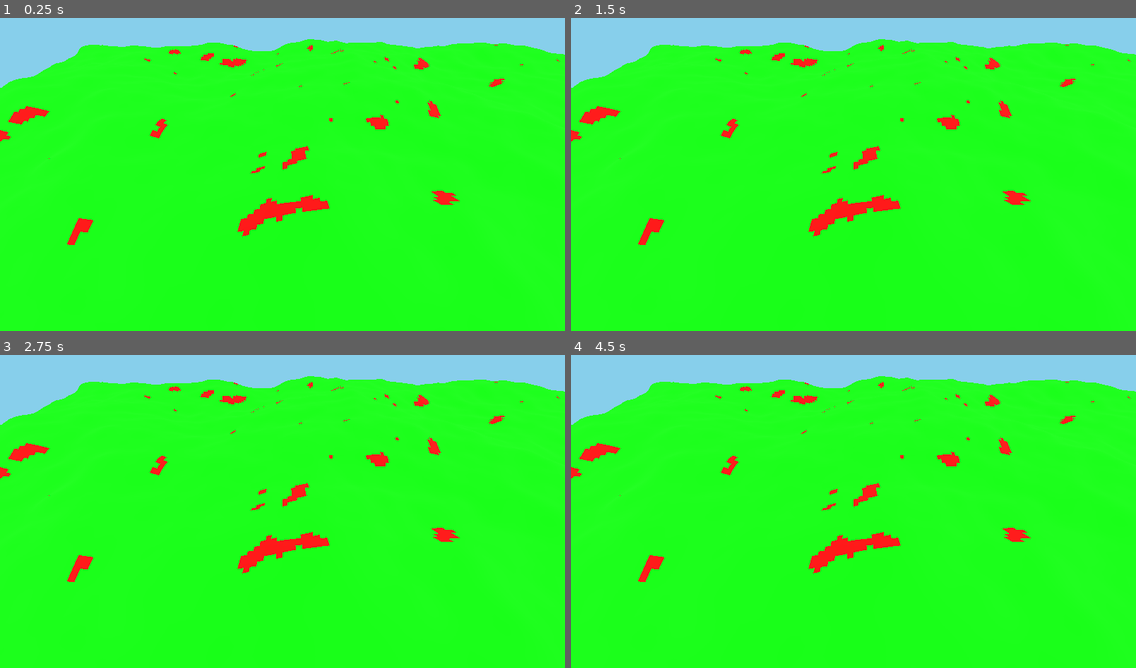
Above: before the commit, frames 1-4 (two rows, left to right).
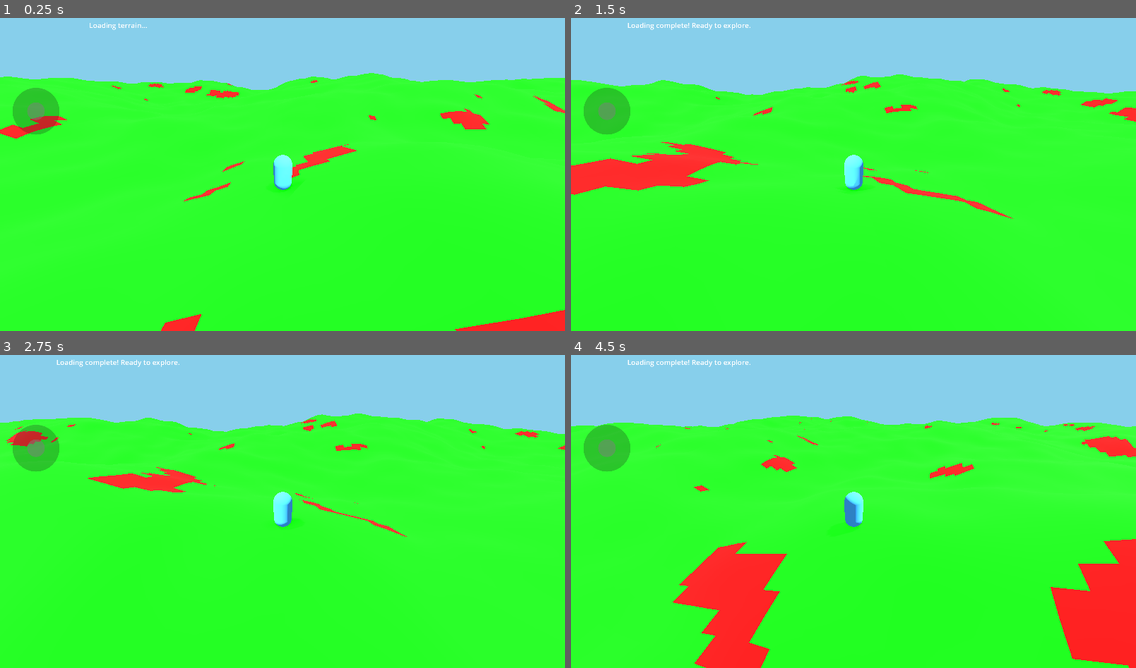
Above: after the commit, the same moments.

Repository: felix-dieterle/YouGame_godot4_public
Game: Godot game, scene res://scenes/main.tscn
Same seed, same stepped clock (60 frames per second), same inputs: the game is played once before the commit and once after it.
Inputs (mouse positions are in pixels of both pictures, inside the frame that each line leads up to):
- Up to frame 1 (0.25 s): no input
- Up to frame 2 (1.5 s): tap Enter at 0.5 s; move the mouse to (977, 155) at 0.52 s; hold Right (ui_right) 0.53-1.25 s; click (977, 155) at 0.67 s; drag from (740, 187) to (825, 237) at 1.27 s
- Up to frame 3 (2.75 s): move the mouse to (339, 439) at 2.02 s; hold Right (ui_right) from 2.03 s (still down); click (339, 439) at 2.17 s
- Up to frame 4 (4.5 s): release Right (ui_right) at 2.75 s; drag from (825, 574) to (684, 461) at 2.77 s; move the mouse to (1023, 558) at 3.52 s; hold Left (ui_left) 3.53-4.25 s; click (1023, 558) at 3.67 s; drag from (684, 461) to (768, 430) at 4.27 s

The runs differ from the first frame. In frame 1, 16% of the frame differs, in the area x 0-100%, y 1-100%; in frame 2, 19%; in frame 3, 17%; in frame 4, 29%.

Commit message:
Add sun shadows, mobile controls, and chunk generation messages
Co-authored-by: felix-dieterle <1490062+felix-dieterle@users.noreply.github.com>

Diff:
--- a/scenes/main.tscn
+++ b/scenes/main.tscn
@@ -1,8 +1,11 @@
-[gd_scene load_steps=5 format=3 uid="uid://djkmwvr3o85qr"]
+[gd_scene load_steps=8 format=3 uid="uid://djkmwvr3o85qr"]
 
 [ext_resource type="Script" path="res://scripts/world_manager.gd" id="1_4f8k2"]
 [ext_resource type="Script" path="res://scripts/debug_visualization.gd" id="2_3h7j5"]
 [ext_resource type="Script" path="res://scripts/quest_hook_system.gd" id="3_2k9l1"]
+[ext_resource type="Script" path="res://scripts/player.gd" id="4_player"]
+[ext_resource type="Script" path="res://scripts/ui_manager.gd" id="5_ui"]
+[ext_resource type="Script" path="res://scripts/mobile_controls.gd" id="6_mobile"]
 
 [sub_resource type="Environment" id="Environment_1"]
 background_mode = 1
@@ -10,6 +13,8 @@
 ambient_light_source = 2
 ambient_light_color = Color(1, 1, 1, 1)
 ambient_light_energy = 0.5
+tonemap_mode = 2
+tonemap_exposure = 1.2
 
 [node name="Main" type="Node3D"]
 
@@ -18,11 +23,17 @@
 
 [node name="DirectionalLight3D" type="DirectionalLight3D" parent="."]
 transform = Transform3D(0.866025, -0.433013, 0.25, 0, 0.5, 0.866025, -0.5, -0.75, 0.433013, 0, 50, 0)
+light_energy = 1.2
 shadow_enabled = true
+shadow_bias = 0.05
+directional_shadow_mode = 1
+directional_shadow_split_1 = 0.1
+directional_shadow_blend_splits = true
+directional_shadow_max_distance = 200.0
 
-[node name="Camera3D" type="Camera3D" parent="."]
-transform = Transform3D(1, 0, 0, 0, 0.707107, 0.707107, 0, -0.707107, 0.707107, 0, 30, 30)
-fov = 75.0
+[node name="Player" type="CharacterBody3D" parent="."]
+transform = Transform3D(1, 0, 0, 0, 1, 0, 0, 0, 1, 0, 0, 0)
+script = ExtResource("4_player")
 
 [node name="WorldManager" type="Node3D" parent="." groups=["WorldManager"]]
 script = ExtResource("1_4f8k2")
@@ -32,3 +43,23 @@
 
 [node name="QuestHookSystem" type="Node" parent="."]
 script = ExtResource("3_2k9l1")
+
+[node name="UIManager" type="Control" parent="."]
+layout_mode = 3
+anchors_preset = 15
+anchor_right = 1.0
+anchor_bottom = 1.0
+grow_horizontal = 2
+grow_vertical = 2
+mouse_filter = 2
+script = ExtResource("5_ui")
+
+[node name="MobileControls" type="Control" parent="."]
+layout_mode = 3
+anchors_preset = 15
+anchor_right = 1.0
+anchor_bottom = 1.0
+grow_horizontal = 2
+grow_vertical = 2
+mouse_filter = 1
+script = ExtResource("6_mobile")
--- /dev/null
+++ b/scripts/mobile_controls.gd
@@ -0,0 +1,106 @@
+extends Control
+class_name MobileControls
+
+# Virtual joystick
+var joystick_base: Control
+var joystick_stick: Control
+var joystick_active: bool = false
+var joystick_touch_index: int = -1
+var joystick_vector: Vector2 = Vector2.ZERO
+
+# Configuration
+const JOYSTICK_RADIUS: float = 80.0
+const STICK_RADIUS: float = 30.0
+const DEADZONE: float = 0.2
+
+func _ready():
+	# Create virtual joystick (bottom left)
+	joystick_base = Control.new()
+	joystick_base.position = Vector2(120, get_viewport().size.y - 120)
+	joystick_base.size = Vector2(JOYSTICK_RADIUS * 2, JOYSTICK_RADIUS * 2)
+	joystick_base.pivot_offset = Vector2(JOYSTICK_RADIUS, JOYSTICK_RADIUS)
+	add_child(joystick_base)
+
+	# Base circle
+	var base_panel = Panel.new()
+	base_panel.size = Vector2(JOYSTICK_RADIUS * 2, JOYSTICK_RADIUS * 2)
+	base_panel.position = Vector2(-JOYSTICK_RADIUS, -JOYSTICK_RADIUS)
+	base_panel.modulate = Color(0.3, 0.3, 0.3, 0.5)
+	joystick_base.add_child(base_panel)
+
+	# Add StyleBox for circular appearance
+	var base_style = StyleBoxFlat.new()
+	base_style.bg_color = Color(0.3, 0.3, 0.3, 0.5)
+	base_style.corner_radius_top_left = int(JOYSTICK_RADIUS)
+	base_style.corner_radius_top_right = int(JOYSTICK_RADIUS)
+	base_style.corner_radius_bottom_left = int(JOYSTICK_RADIUS)
+	base_style.corner_radius_bottom_right = int(JOYSTICK_RADIUS)
+	base_panel.add_theme_stylebox_override("panel", base_style)
+
+	# Stick circle
+	joystick_stick = Control.new()
+	joystick_stick.position = Vector2(0, 0)
+	joystick_stick.size = Vector2(STICK_RADIUS * 2, STICK_RADIUS * 2)
+	joystick_stick.pivot_offset = Vector2(STICK_RADIUS, STICK_RADIUS)
+	joystick_base.add_child(joystick_stick)
+
+	var stick_panel = Panel.new()
+	stick_panel.size = Vector2(STICK_RADIUS * 2, STICK_RADIUS * 2)
+	stick_panel.position = Vector2(-STICK_RADIUS, -STICK_RADIUS)
+	stick_panel.modulate = Color(0.7, 0.7, 0.7, 0.7)
+	joystick_stick.add_child(stick_panel)
+
+	var stick_style = StyleBoxFlat.new()
+	stick_style.bg_color = Color(0.7, 0.7, 0.7, 0.7)
+	stick_style.corner_radius_top_left = int(STICK_RADIUS)
+	stick_style.corner_radius_top_right = int(STICK_RADIUS)
+	stick_style.corner_radius_bottom_left = int(STICK_RADIUS)
+	stick_style.corner_radius_bottom_right = int(STICK_RADIUS)
+	stick_panel.add_theme_stylebox_override("panel", stick_style)
+
+func _input(event: InputEvent):
+	# Handle touch input for virtual joystick
+	if event is InputEventScreenTouch:
+		var touch = event as InputEventScreenTouch
+		var touch_pos = touch.position
+		var joystick_center = joystick_base.position
+		var dist = touch_pos.distance_to(joystick_center)
+
+		if touch.pressed and dist < JOYSTICK_RADIUS * 1.5:
+			# Start joystick
+			joystick_active = true
+			joystick_touch_index = touch.index
+			_update_joystick(touch_pos)
+		elif not touch.pressed and touch.index == joystick_touch_index:
+			# Release joystick
+			joystick_active = false
+			joystick_touch_index = -1
+			joystick_vector = Vector2.ZERO
+			joystick_stick.position = Vector2.ZERO
+
+	elif event is InputEventScreenDrag:
+		var drag = event as InputEventScreenDrag
+		if joystick_active and drag.index == joystick_touch_index:
+			_update_joystick(drag.position)
+
+func _update_joystick(touch_pos: Vector2):
+	var joystick_center = joystick_base.position
+	var offset = touch_pos - joystick_center
+
+	# Limit offset to joystick radius
+	if offset.length() > JOYSTICK_RADIUS:
+		offset = offset.normalized() * JOYSTICK_RADIUS
+
+	joystick_stick.position = offset
+
+	# Calculate normalized vector
+	var normalized = offset / JOYSTICK_RADIUS
+
+	# Apply deadzone
+	if normalized.length() < DEADZONE:
+		joystick_vector = Vector2.ZERO
+	else:
+		joystick_vector = normalized
+
+func get_input_vector() -> Vector2:
+	return joystick_vector
--- a/scripts/player.gd
+++ b/scripts/player.gd
@@ -13,6 +13,9 @@
 # World reference
 var world_manager: WorldManager
 
+# Mobile controls reference
+var mobile_controls: Node = null
+
 func _ready():
 	# Setup camera
 	camera = Camera3D.new()
@@ -22,6 +25,9 @@
 
 	# Find world manager
 	world_manager = get_tree().get_first_node_in_group("WorldManager")
+
+	# Find mobile controls
+	mobile_controls = get_parent().get_node_or_null("MobileControls")
 
 	# Create visual representation
 	var mesh_instance = MeshInstance3D.new()
@@ -37,8 +43,17 @@
 	add_child(mesh_instance)
 
 func _physics_process(delta):
-	# Get input
-	var input_dir = Input.get_vector("ui_left", "ui_right", "ui_up", "ui_down")
+	# Get input - support both keyboard and mobile controls
+	var input_dir = Vector2.ZERO
+
+	# Try mobile controls first
+	if mobile_controls:
+		input_dir = mobile_controls.get_input_vector()
+
+	# Fall back to keyboard if no mobile input
+	if input_dir.length() < 0.1:
+		input_dir = Input.get_vector("ui_left", "ui_right", "ui_up", "ui_down")
+
 	var direction = Vector3(input_dir.x, 0, input_dir.y).normalized()
 
 	if direction:
--- /dev/null
+++ b/scripts/ui_manager.gd
@@ -0,0 +1,54 @@
+extends Control
+class_name UIManager
+
+# UI elements
+var status_label: Label
+var chunk_info_label: Label
+
+# State
+var initial_loading_complete: bool = false
+var chunks_loaded: int = 0
+
+func _ready():
+	# Create status label (top center)
+	status_label = Label.new()
+	status_label.horizontal_alignment = HORIZONTAL_ALIGNMENT_CENTER
+	status_label.vertical_alignment = VERTICAL_ALIGNMENT_TOP
+	status_label.position = Vector2(0, 20)
+	status_label.size = Vector2(get_viewport().size.x, 50)
+	status_label.add_theme_font_size_override("font_size", 24)
+	add_child(status_label)
+
+	# Create chunk info label (top left)
+	chunk_info_label = Label.new()
+	chunk_info_label.horizontal_alignment = HORIZONTAL_ALIGNMENT_LEFT
+	chunk_info_label.vertical_alignment = VERTICAL_ALIGNMENT_TOP
+	chunk_info_label.position = Vector2(20, 80)
+	chunk_info_label.size = Vector2(400, 50)
+	chunk_info_label.add_theme_font_size_override("font_size", 18)
+	add_child(chunk_info_label)
+
+	# Show initial loading message
+	show_message("Loading terrain...", 0)
+
+func show_message(message: String, duration: float = 3.0):
+	status_label.text = message
+	status_label.visible = true
+
+	if duration > 0:
+		await get_tree().create_timer(duration).timeout
+		status_label.visible = false
+
+func on_chunk_generated(chunk_pos: Vector2i):
+	chunks_loaded += 1
+	chunk_info_label.text = "Chunk generated: (%d, %d)" % [chunk_pos.x, chunk_pos.y]
+	chunk_info_label.visible = true
+
+	# Hide chunk info after 2 seconds
+	await get_tree().create_timer(2.0).timeout
+	chunk_info_label.visible = false
+
+func on_initial_loading_complete():
+	if not initial_loading_complete:
+		initial_loading_complete = true
+		show_message("Loading complete! Ready to explore.", 4.0)
--- a/scripts/world_manager.gd
+++ b/scripts/world_manager.gd
@@ -13,14 +13,29 @@
 # Player reference
 var player: Node3D
 
+# UI reference
+var ui_manager: Node = null
+
+# Initial loading state
+var initial_loading_done: bool = false
+
 func _ready():
 	# Find player or create a simple camera for testing
 	player = get_parent().get_node_or_null("Player")
 	if not player:
 		player = get_parent().get_node_or_null("Camera3D")
 
+	# Find UI manager
+	ui_manager = get_parent().get_node_or_null("UIManager")
+
 	# Initial chunk loading
 	_update_chunks()
+
+	# Mark initial loading as complete after a short delay
+	await get_tree().create_timer(0.5).timeout
+	initial_loading_done = true
+	if ui_manager:
+		ui_manager.on_initial_loading_complete()
 
 func _process(_delta):
 	if player:
@@ -66,6 +81,10 @@
 	chunk.generate()
 	chunks[chunk_pos] = chunk
 
+	# Notify UI manager
+	if ui_manager and initial_loading_done:
+		ui_manager.on_chunk_generated(chunk_pos)
+
 func _unload_chunk(chunk_pos: Vector2i):
 	if chunks.has(chunk_pos):
 		var chunk = chunks[chunk_pos]
